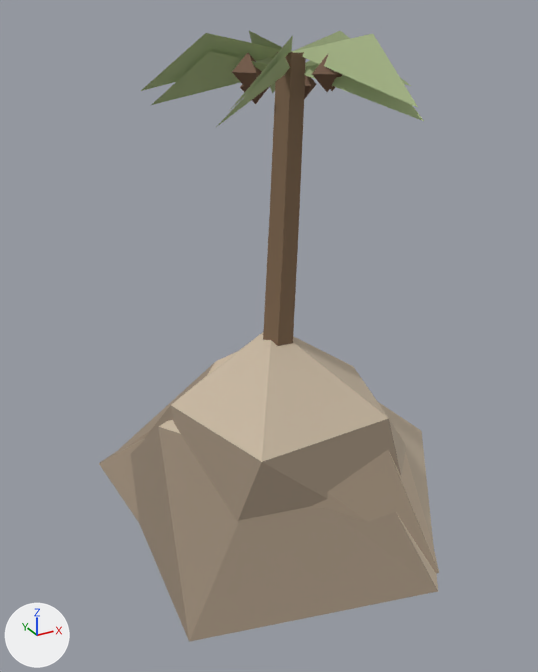
What one commit did to the glTF model public/assets/3d/props/desert-palm-1.glb.
Rendered twice from a camera (50 mm lens) standing at (-1.05, -1.859, 1.5) and looking at (-0.034, -0.012, 0.576). Every picture has the same lights, and +X, +Y and +Z are marked at lower left. The older version comes first.

The first picture shows 'desert-palm-0', 'desert-palm-1', 'desert-rock-0', 'desert-rock-1'.
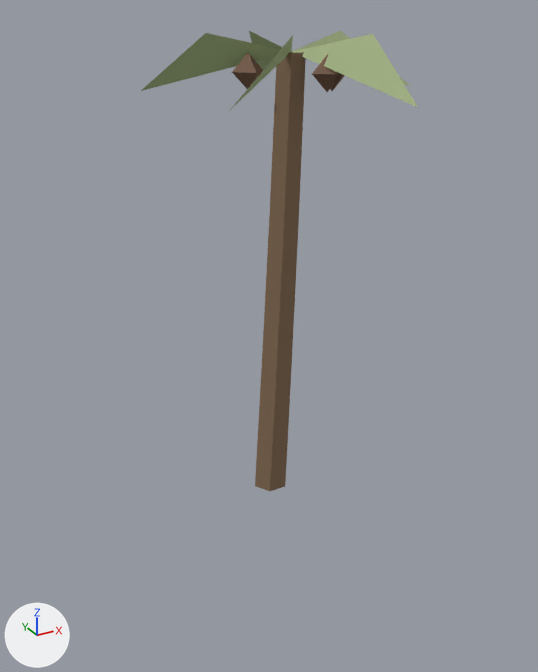
What differs and where, as boxes (x1, y1, x2, y2) in the pictures (538 x 672 px):
'desert-rock-1', deleted
    before: (130, 333, 438, 642)
    faces in mat_dr_shdw_1 (brown #90816f): (130, 405, 438, 642)
    faces in mat_dr_sun_1 (beige #c8b8a2): (159, 333, 438, 590)
'desert-rock-0', deleted (mostly hidden)
    before: (99, 351, 439, 574)
    faces in mat_dr_shdw_0 (brown #998976): (99, 362, 439, 574)
    faces in mat_dr_sun_0 (beige #d3bfa6): (207, 351, 439, 571)
'desert-palm-0', deleted
    before: (152, 51, 424, 331)
    faces in mat_dp_frond_0 (greyish green #a0ad81): (152, 51, 424, 127)
    faces in mat_dp_coco_0 (brown #765945): (240, 75, 316, 104)

What the commit changed:
Object 'desert-rock-0' (ob_desert_rock_0) is deleted.
Object 'desert-rock-1' (ob_desert_rock_1) is deleted.
Object 'desert-palm-0' (ob_desert_palm_0) is deleted.
